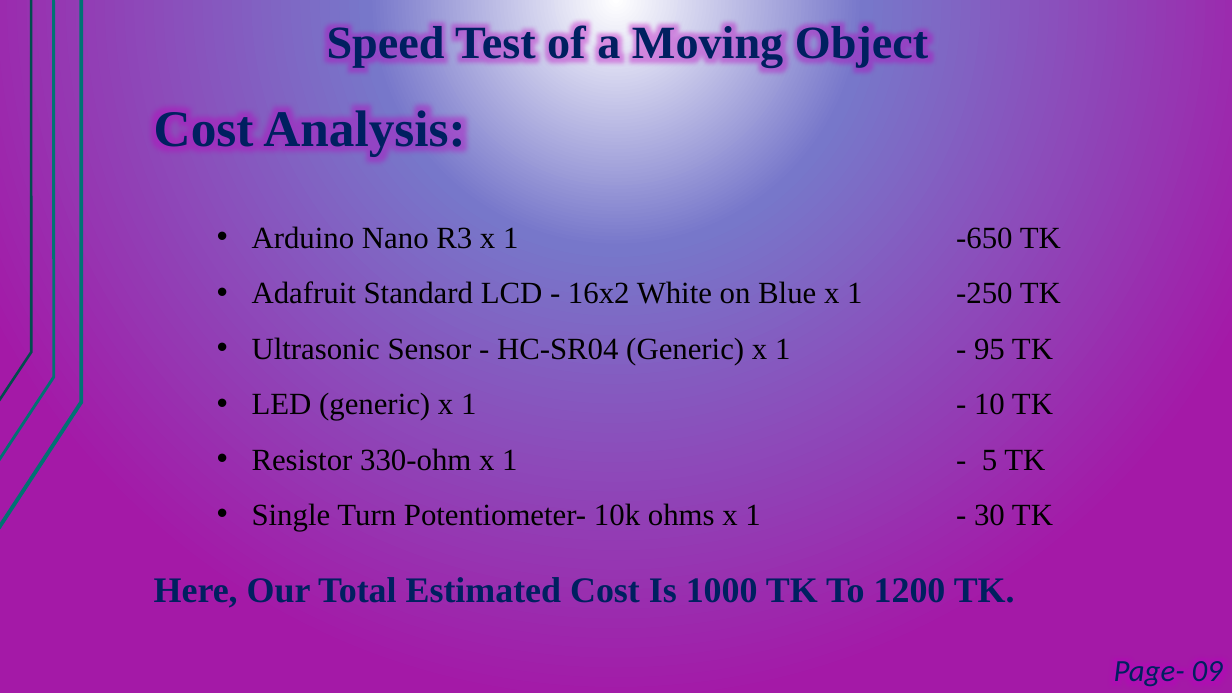
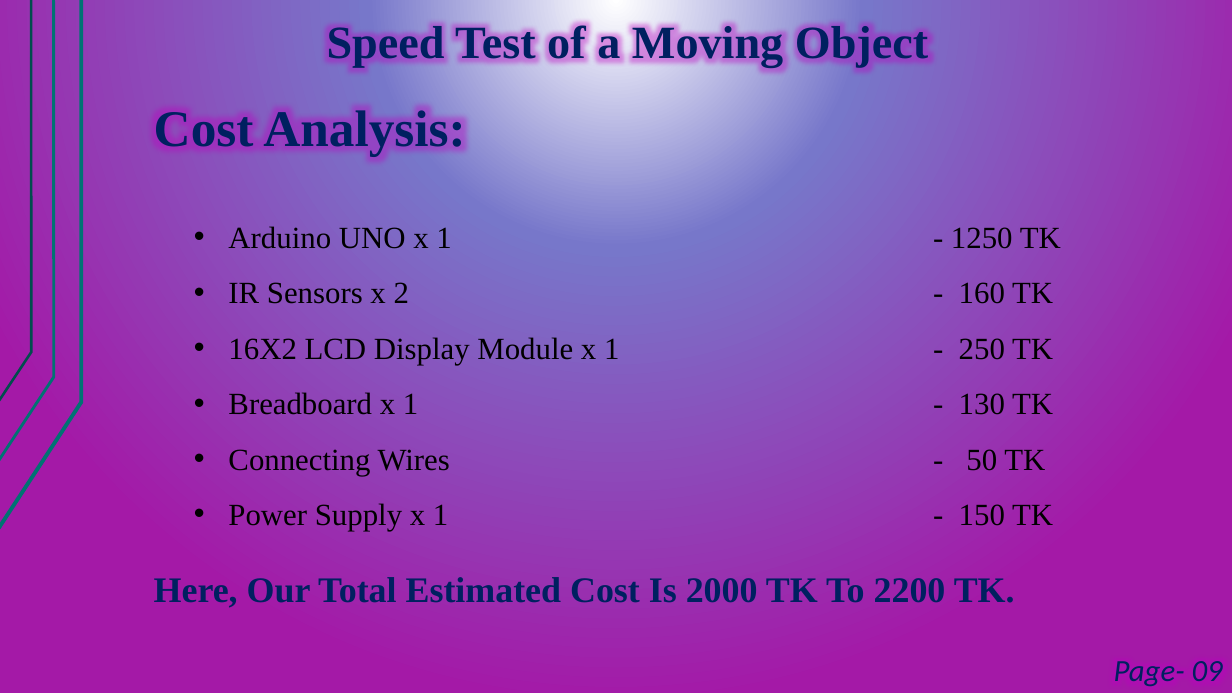
Before and after one commit to sorowar-cse/Microprocessor-Project, a slide deck: slide 9 of MM & ES Lab_Project-Proposal_Presentation_of_Team-Bratva.pptx. Drawn at 1232x693 pixels with LibreOffice and Linux fonts; fonts in the diff are those of the drawing. Boxes give left, top, right and bottom in pixels: in the first picture for what was removed or moved away, otherwise in the second. Text is boxed around its words. In the diff, an @@ line names an element or a change of style, - is before the commit and + after.

```diff
--- a/MM & ES Lab_Project-Proposal_Presentation_of_Team-Bratva.pptx
+++ b/MM & ES Lab_Project-Proposal_Presentation_of_Team-Bratva.pptx
@@ text at [228,226,1061,531]: text changed @@
-• Arduino Nano R3 x 1 -650 TK
-• Adafruit Standard LCD - 16x2 White on Blue x 1 -250 TK
-• Ultrasonic Sensor - HC-SR04 (Generic) x 1 - 95 TK
-• LED (generic) x 1 - 10 TK
-• Resistor 330-ohm x 1 - 5 TK
-• Single Turn Potentiometer- 10k ohms x 1 - 30 TK
+• Arduino UNO x 1 - 1250 TK
+• IR Sensors x 2 - 160 TK
+• 16X2 LCD Display Module x 1 - 250 TK
+• Breadboard x 1 - 130 TK
+• Connecting Wires - 50 TK
+• Power Supply x 1 - 150 TK
@@ text at [154,577,1015,608]: text changed @@
-Here, Our Total Estimated Cost Is 1000 TK To 1200 TK.
+Here, Our Total Estimated Cost Is 2000 TK To 2200 TK.
```
Also in this commit, not shown: 2 other slides changed, 7 other files.
